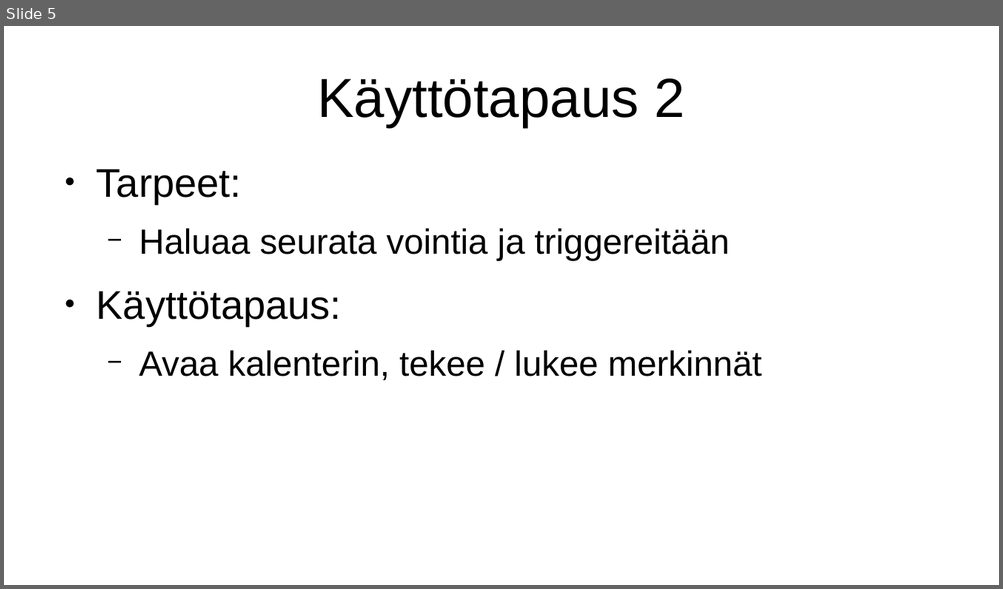
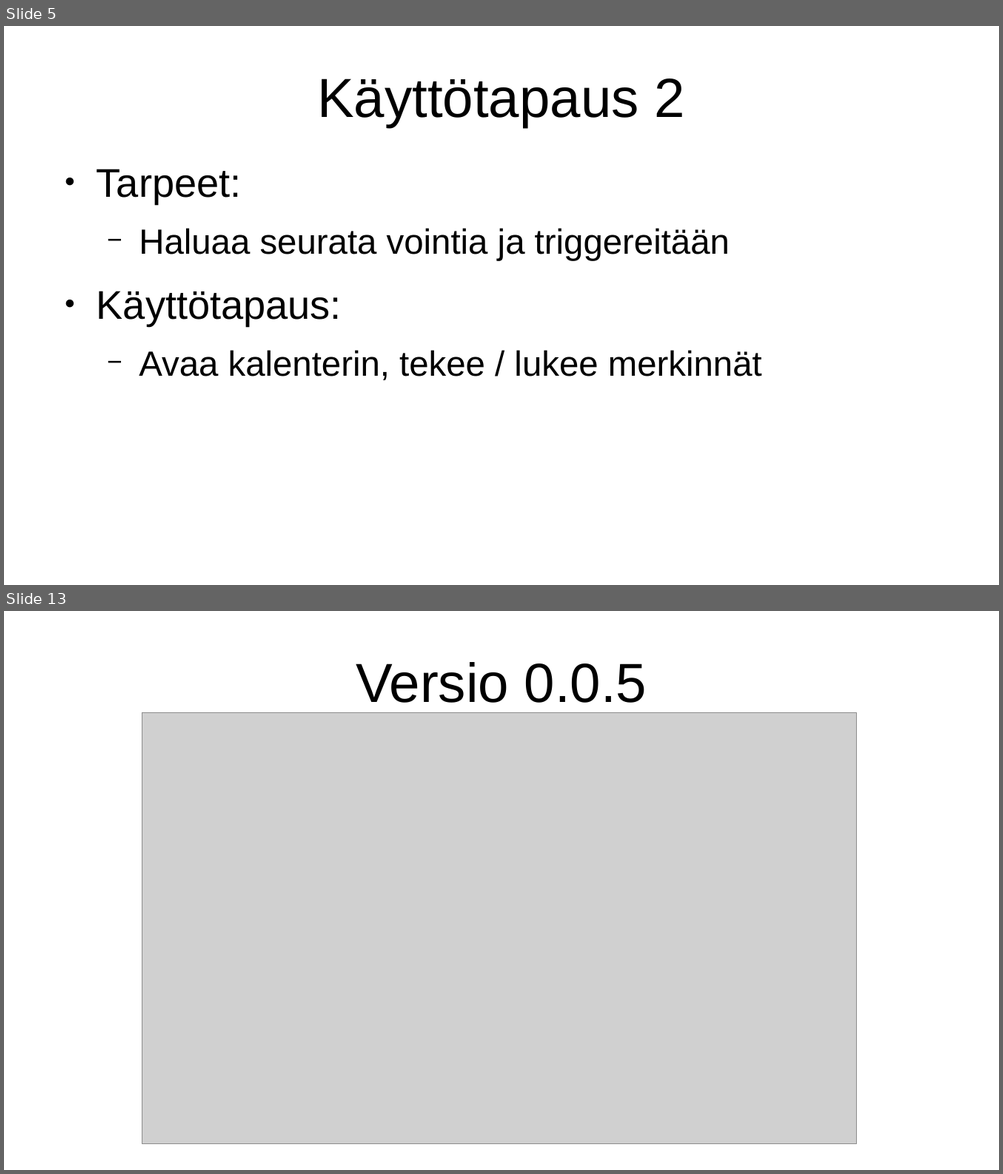
Before and after one commit to jukkav1/hh-projekti, a slide deck: docs/esitys-raakile.odp. Shown one above the other, each under a label of ours: slide 5 before the commit, slides 5 and 13 after it; the slides between them are not shown. The pictures are 1003x589 and 1003x1174 pixels, drawn with LibreOffice and Linux fonts; fonts in the diff are those of the drawing; grey boxes stand for pictures. Boxes give left, top, right and bottom in pixels: in the first picture for what was removed or moved away, otherwise in the second. Text is boxed around its words. In the diff, an @@ line names an element or a change of style, - is before the commit and + after.

```diff
--- a/docs/esitys-raakile.odp
+++ b/docs/esitys-raakile.odp
@@ slide 13 added at (x1=4, y1=611, x2=999, y2=1170), background #FFFFFF @@
@@ title added at (x1=356, y1=662, x2=647, y2=703), 44 pt, text #000000 @@
+Versio 0.0.5
@@ picture added at (x1=142, y1=713, x2=857, y2=1145) @@
```
Also in this commit, not shown: 7 slides changed, 1 other slide added, 1 other file.
